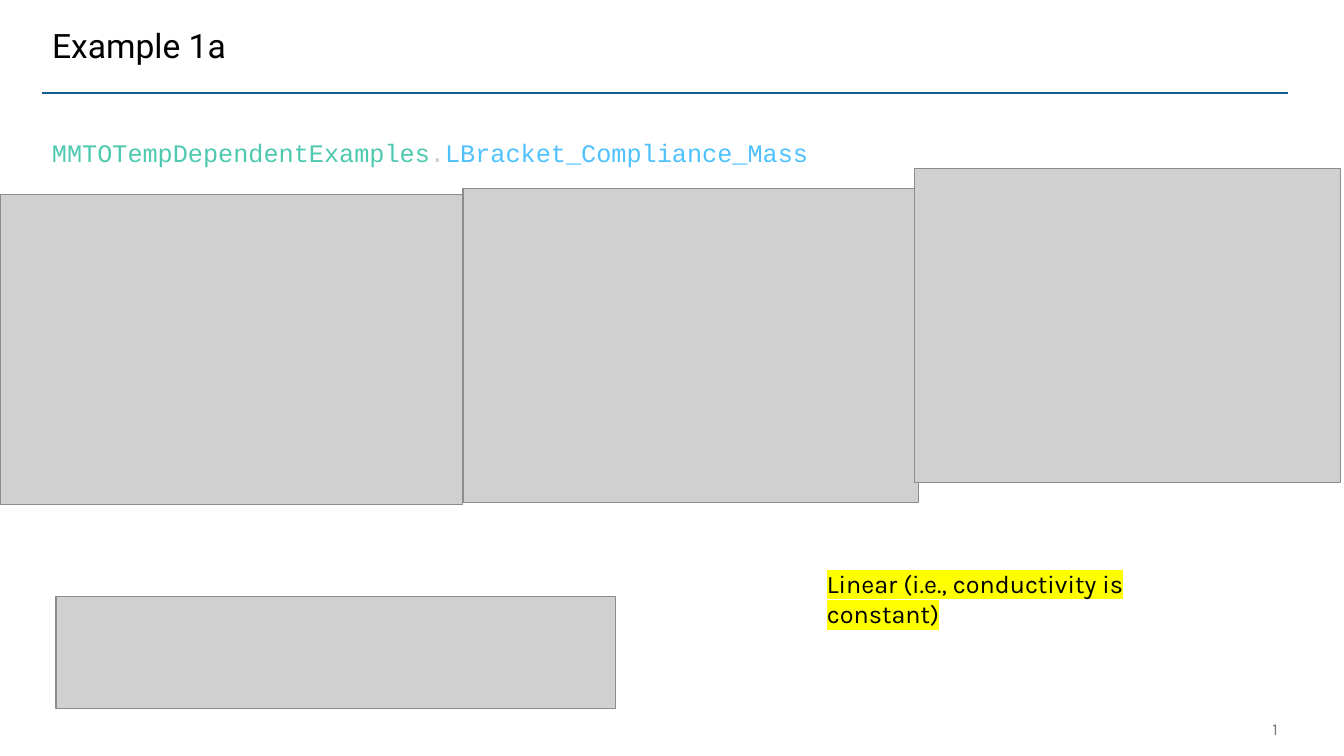
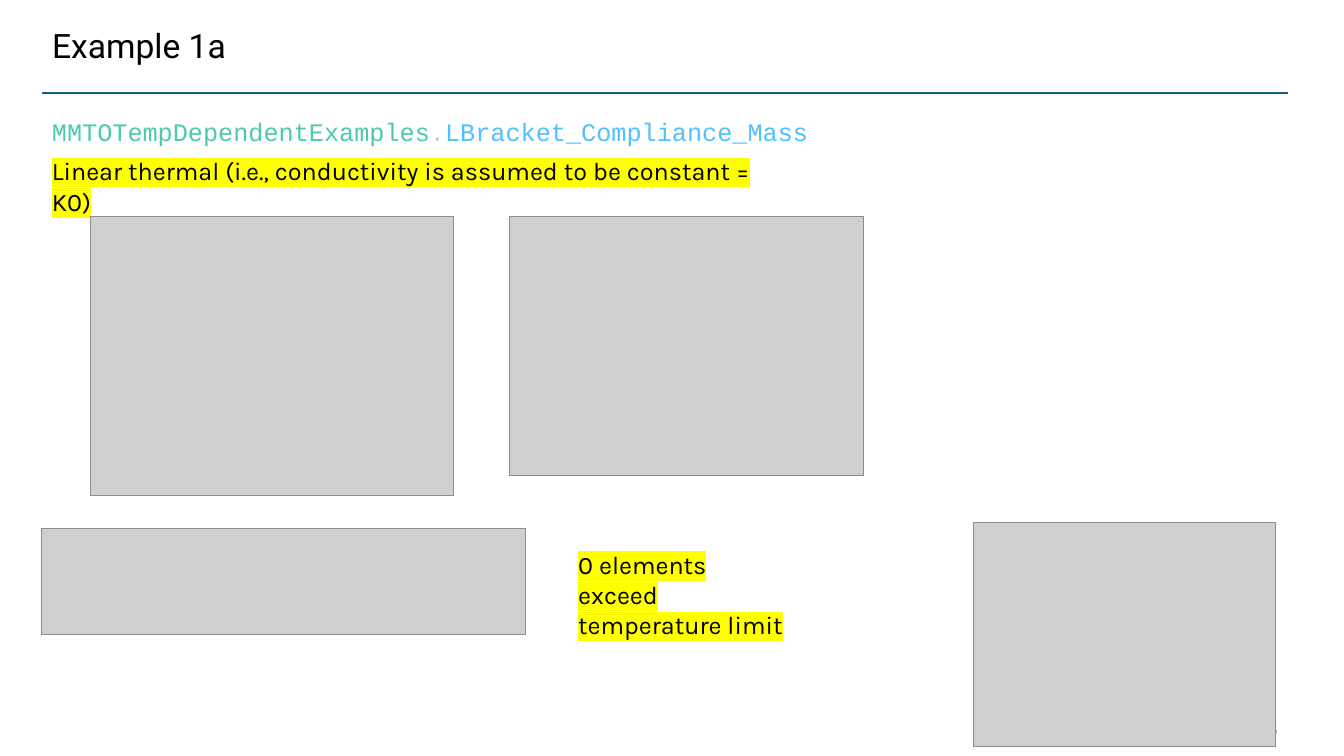
Before and after one commit to UW-ERSL/METALS, a slide deck: slide 5 of Slides/MMTOTempDependentResults.pptx (slide 1 before the commit). Drawn at 1344x756 pixels with LibreOffice and Linux fonts; fonts in the diff are those of the drawing; grey boxes stand for pictures. Boxes give left, top, right and bottom in pixels: in the first picture for what was removed or moved away, otherwise in the second. Text is boxed around its words. In the diff, an @@ line names an element or a change of style, - is before the commit and + after.

Commit message:
Testing various examples

```diff
--- a/Slides/MMTOTempDependentResults.pptx
+++ b/Slides/MMTOTempDependentResults.pptx
@@ text "MMTOTempDependentExamples.LBracket_Compliance_Mass": place and size @@
-text "MMTOTempDependentExamples.LBracket_Compliance_Mass" at <box>52,143,808,168</box>
+text "MMTOTempDependentExamples.LBracket_Compliance_Mass" at <box>52,123,808,147</box>
@@ text at <box>52,162,730,186</box>: text changed @@
-Linear (i.e., conductivity is constant)
+Linear thermal (i.e., conductivity is assumed to be constant = K0)
@@ picture removed at <box>914,169,1341,483</box> @@
@@ picture: place and size @@
-picture at <box>0,195,463,504</box>
+picture at <box>91,217,454,496</box>
@@ picture: place and size @@
-picture at <box>463,189,919,502</box>
+picture at <box>509,217,864,476</box>
@@ picture added at <box>42,528,526,634</box> @@
@@ picture added at <box>974,522,1276,746</box> @@
@@ text added at <box>578,556,782,640</box>, 18 pt, text #000000 @@
+0 elements exceed temperature limit
@@ picture removed at <box>56,597,616,709</box> @@
@@ page number at <box>1268,720,1277,740</box>: text changed @@
-1
+5
```
Also in this commit, not shown: 1 other slide changed, 11 slides added, 27 other files.
